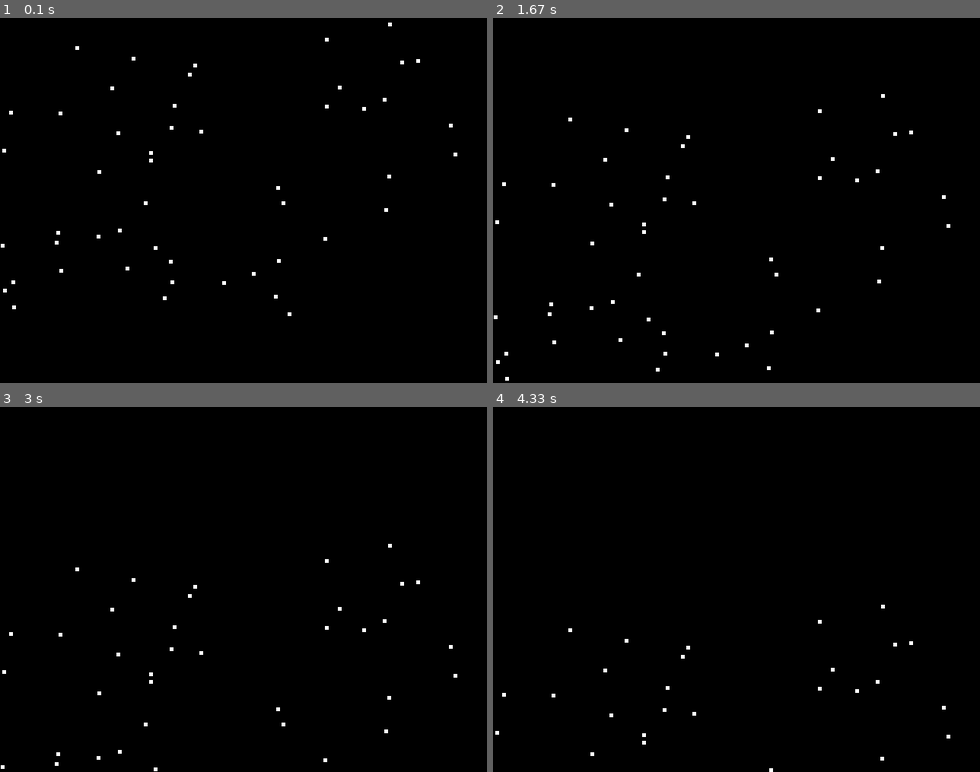
Above: before the commit, frames 1-4 (two rows, left to right).
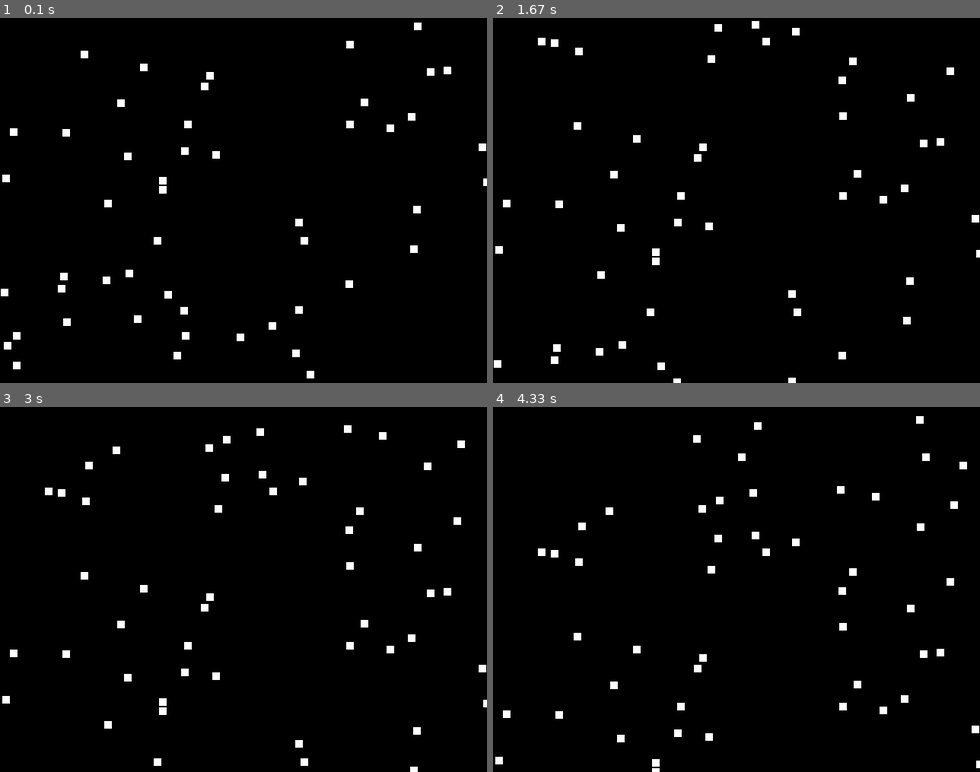
Above: after the commit, the same moments.

Repository: bhornby/Hornby-Classwork
Game: pygame game, started from python/snow.py
The game is run twice, just before and just after one commit, with the same random seed, the same clock (stepped at 60 frames per second) and the same inputs.
Inputs:
- Up to frame 1 (0.1 s): no input
- Up to frame 2 (1.67 s): no input
- Up to frame 3 (3 s): no input
- Up to frame 4 (4.33 s): no input

The runs differ from the first frame. In frame 1, 2.0% of the frame differs, in the area x 0-100%, y 1-99%; in frame 2, 2.0%; in frame 3, 1.9%; in frame 4, 1.8%.

Commit message:
invader now moves

Diff:
--- /dev/null
+++ b/python/Invader 1.py
@@ -0,0 +1,131 @@
+#importing pygame
+import pygame
+import math
+import random
+
+#defining colours
+BLACK = (0,0,0)
+WHITE = (255,255,255)
+BLUE = (50,50,255)
+YELLOW = (255,255,0)
+
+#black screen
+size = (640 , 480)
+screen = pygame.display.set_mode(size)
+#title of the window
+pygame.display.set_caption("invader")
+#exit game falg set to false
+done = False
+#screen refress rate
+clock = pygame.time.Clock()
+
+class Invader(pygame.sprite.Sprite):
+    #define the constructor
+    def __init__ (self, colour ,width, height, speed):
+        super().__init__()
+
+        #create a sprite and dill it with colour
+        self.image = pygame.Surface([width,height])
+        self.image.fill(colour)
+        self.speed = speed
+
+        #set position of the sprite
+        self.rect = self.image.get_rect()
+        self.rect.x = random.randrange(0,620)
+        self.rect.y = random.randrange(-50,240)
+
+    #end procedure
+    #class update function
+    def update(self):
+        self.rect.y = self.rect.y + self.speed
+        #endless snow
+        if self.rect.y > 480:
+            self.rect.y = 0
+            self.rect.x = random.randrange(0,620)
+        #end if
+    #end procedure
+
+class Player(pygame.sprite.Sprite):  #blueprint for an object with methods and attribute #and object is an instance of a class
+    def __init__(self,colour,width,height):
+        super().__init__()
+
+        #set player dimentions
+        self.speed = 0
+        self.image = pygame.Surface([width,height])
+        self.image.fill(colour)
+
+        #set position of player
+        self.rect = self.image.get_rect()
+        self.rect.x = 290
+        self.rect.y = 455
+
+    def update(self):
+        self.rect.x = self.rect.x + self.speed
+        #endless scroll
+        if self.rect.x > 640:
+            self.rect.x = 0
+        if self.rect.x < 0:
+            self.rect.x = 640
+
+    def player_set_speed(self,speed):
+        self.speed = speed
+
+        #end if
+    #end procedure
+#initialise pygame
+pygame.init()
+
+
+#create a list of player
+player_group = pygame.sprite.Group()
+#create a list of all invaders
+invaders_group = pygame.sprite.Group()
+#creating a list of all sprites
+all_sprite_group = pygame.sprite.Group()
+
+#creating the player
+my_player = Player(YELLOW,30,20)
+player_group.add(my_player)
+all_sprite_group.add(my_player)
+
+#creating the snowflakes
+number_of_invaders = 10
+for x in range(number_of_invaders):
+    my_invader = Invader(WHITE, 15 ,15, 1)
+    invaders_group.add(my_invader)
+    all_sprite_group.add(my_invader)
+#next x
+
+
+#game loop
+while not done:
+    #user input
+    for event in pygame.event.get():
+        if event.type == pygame.QUIT:
+            done = True
+
+        elif event.type == pygame.KEYDOWN:
+            if event.key == pygame.K_LEFT:#if left key is pressed
+                my_player.player_set_speed(-3)
+            elif event.key == pygame.K_RIGHT:
+                my_player.player_set_speed(3)
+
+        elif event.type == pygame.KEYUP:
+            if event.key == pygame.K_RIGHT or event.key == pygame.K_LEFT:
+                my_player.player_set_speed(0)
+
+
+
+    #game logic goes here
+    all_sprite_group.update()
+    #screen background is black
+    screen.fill(BLACK)
+    #draw function
+    all_sprite_group.draw(screen)
+
+    #flip display to show new position of objects
+    pygame.display.flip()
+    clock.tick(60)
+
+#end game loop
+pygame.quit()
--- a/python/snow.py
+++ b/python/snow.py
@@ -39,21 +39,23 @@
 
         #set position of the sprite
         self.rect = self.image.get_rect()
-        self.rect.x = random.randrange(0,600)
-        self.rect.y = random.randrange(0,400)
+        self.rect.x = random.randrange(0,640)
+        self.rect.y = random.randrange(0,480)
 
     #end procedure
     #class update function
     def update(self):
         self.rect.y = self.rect.y + self.speed
-        if self.rect.y <= 0:
-            self.rect.y = 400
+        if self.rect.y > 480:
+            self.rect.y = 0
+            self.rect.x = random.randrange(0,640)
+        #end if
     #end procedure
 
 #creating the snowflakes
 number_of_flakes = 50
 for x in range(number_of_flakes):
-    my_snow = Snow(WHITE, 5 ,5, 1)
+    my_snow = Snow(WHITE, 10 ,10, 1)
     snow_group.add(my_snow)
     all_sprite_group.add(my_snow)
 #next x
